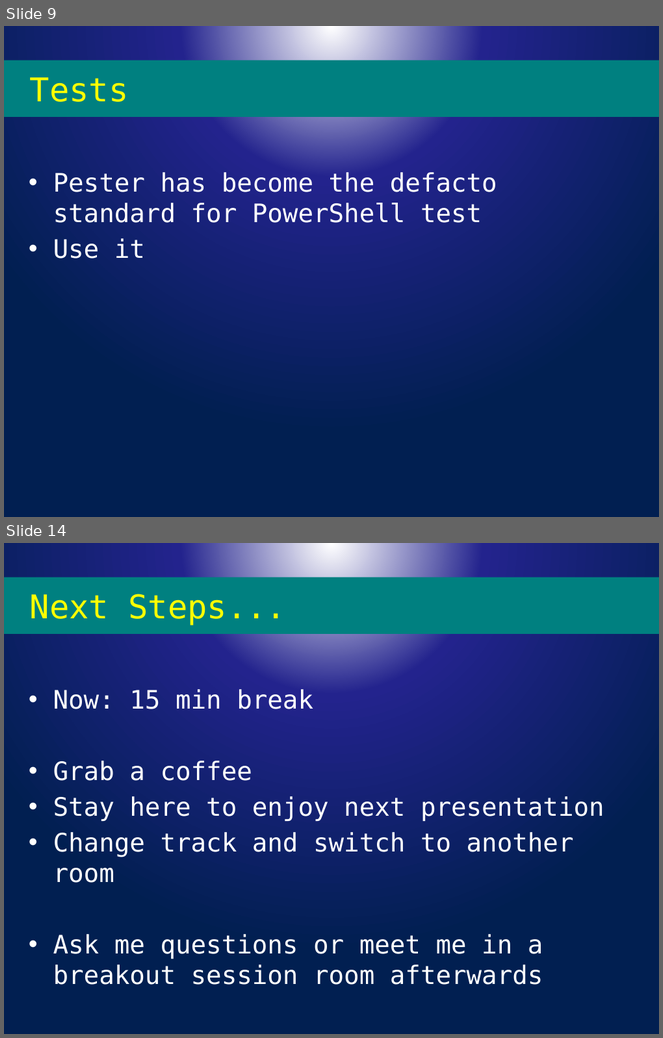
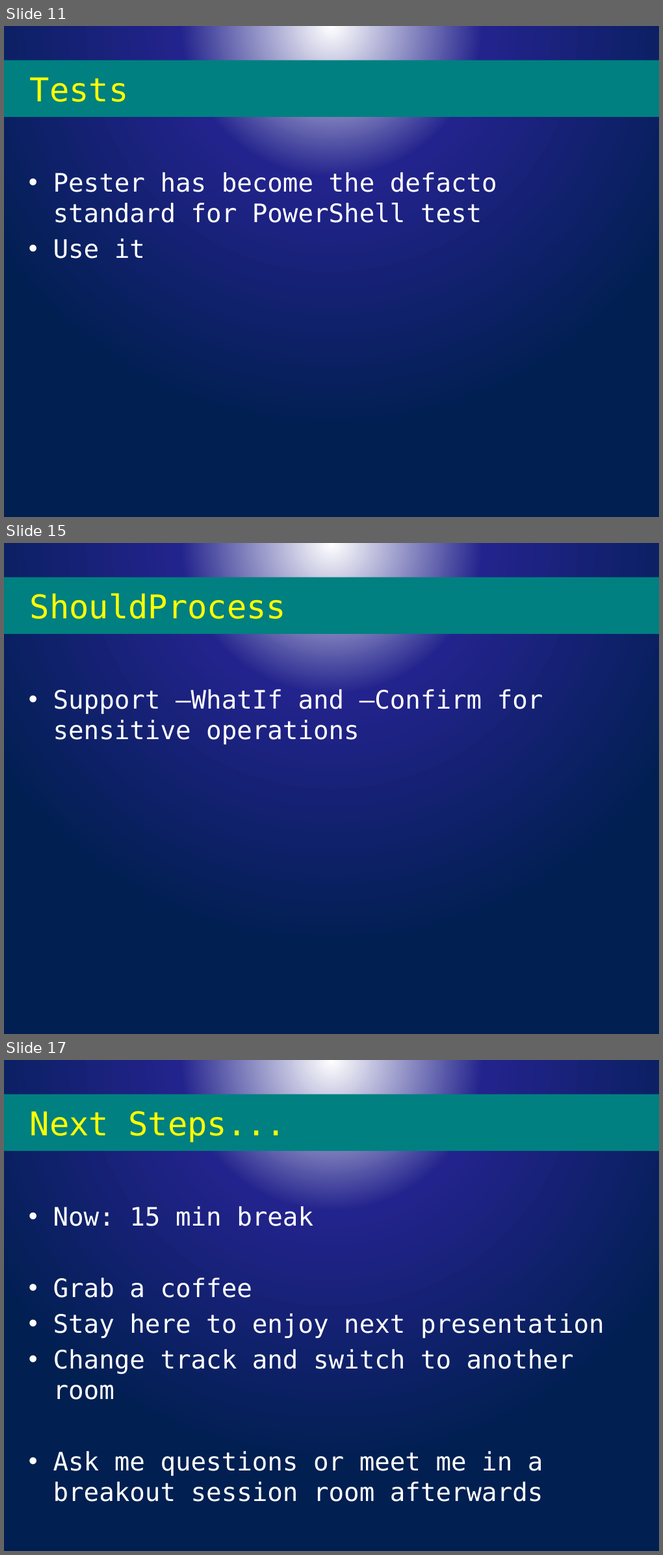
Before and after one commit to powercode/PSConfEU, a slide deck: PSCONFEU_Modules2017.pptx. Shown one above the other, each under a label of ours: slides 9 and 14 before the commit, slides 11, 15 and 17 after it; the slides between them are not shown. The pictures are 663x1038 and 663x1555 pixels, drawn with LibreOffice and Linux fonts; fonts in the diff are those of the drawing; background and template pictures are left out. Boxes give left, top, right and bottom in pixels: in the first picture for what was removed or moved away, otherwise in the second. Text is boxed around its words. In the diff, an @@ line names an element or a change of style, - is before the commit and + after.

```diff
--- a/PSCONFEU_Modules2017.pptx
+++ b/PSCONFEU_Modules2017.pptx
@@ slide 15 added at [4, 543, 659, 1034], background picture (left out) @@
@@ title added at [4, 577, 659, 634], fill #008080, 36 pt, text #FFFF00 @@
+ShouldProcess
@@ text added at [53, 689, 544, 745], 28 pt, text #FFFFFF @@
+• Support –WhatIf and –Confirm for sensitive operations
@@ what was slide 9 is now slide 11 @@
@@ what was slide 14 is now slide 17 @@
```
Also in this commit, not shown: 3 slides changed, 4 other slides added, 2 slides removed, 2 other files.
